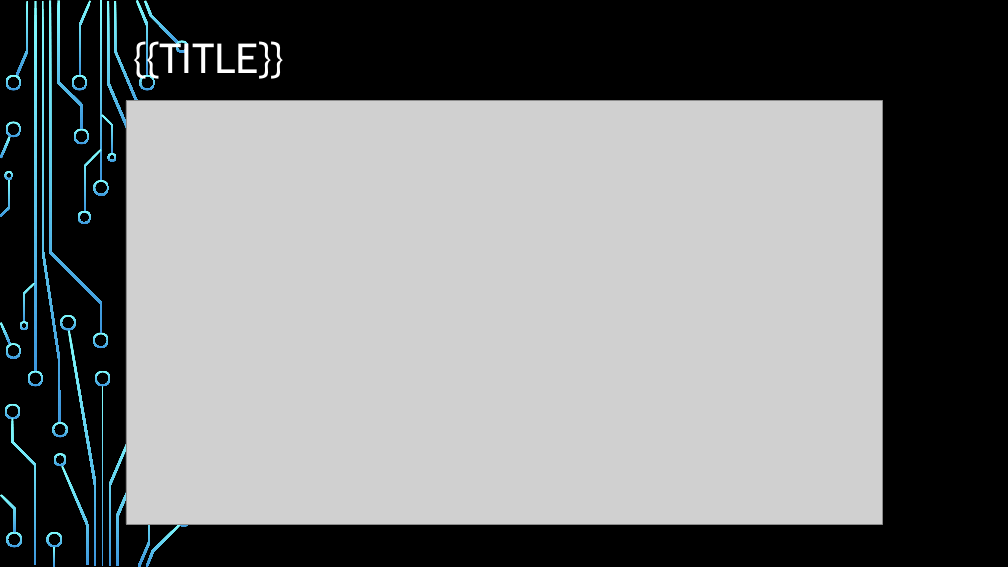
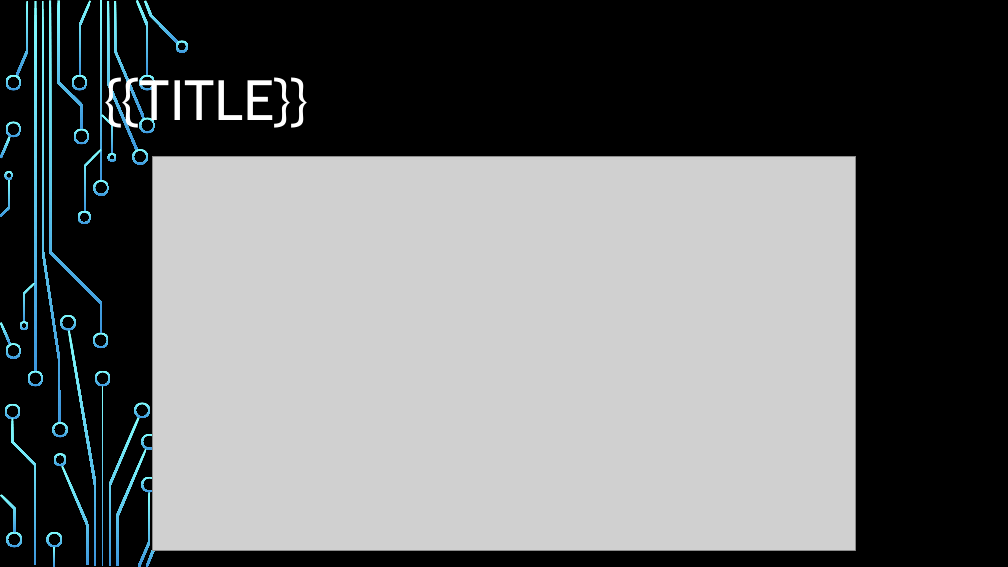
Before and after one commit to GP-SmartDoc/Smart-Doc, a slide deck: slide 5 of layouts.pptx. Drawn at 1008x567 pixels with LibreOffice and Linux fonts; fonts in the diff are those of the drawing; grey boxes stand for pictures; background and template pictures are left out. Boxes give left, top, right and bottom in pixels: in the first picture for what was removed or moved away, otherwise in the second. Text is boxed around its words. In the diff, an @@ line names an element or a change of style, - is before the commit and + after.

```diff
--- a/layouts.pptx
+++ b/layouts.pptx
@@ title "{{TITLE}}" moved from (x1=134, y1=38, x2=285, y2=83) to (x1=105, y1=71, x2=309, y2=132) @@
@@ title "{{TITLE}}" at (x1=105, y1=71, x2=309, y2=132): size 40 to 54 pt @@
@@ picture resized from (x1=126, y1=101, x2=882, y2=524) to (x1=153, y1=157, x2=856, y2=551) @@
@@ group added at (x1=132, y1=117, x2=157, y2=450): 4 freeform shapes @@
@@ freeform shape resized from (x1=178, y1=514, x2=191, y2=526) to (x1=141, y1=476, x2=157, y2=492) @@
```
Also in this commit, not shown: 4 other slides changed, 3 other files.
